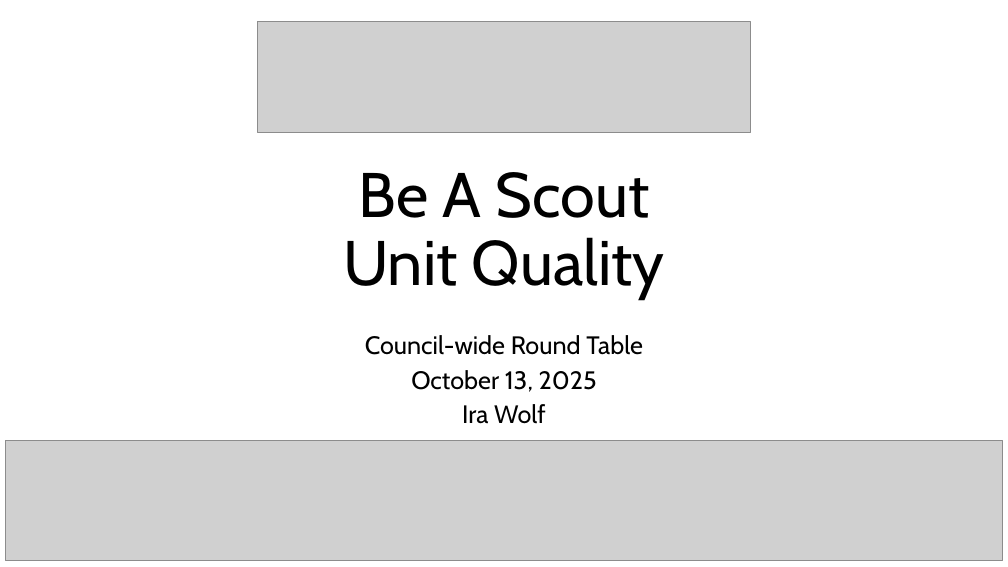
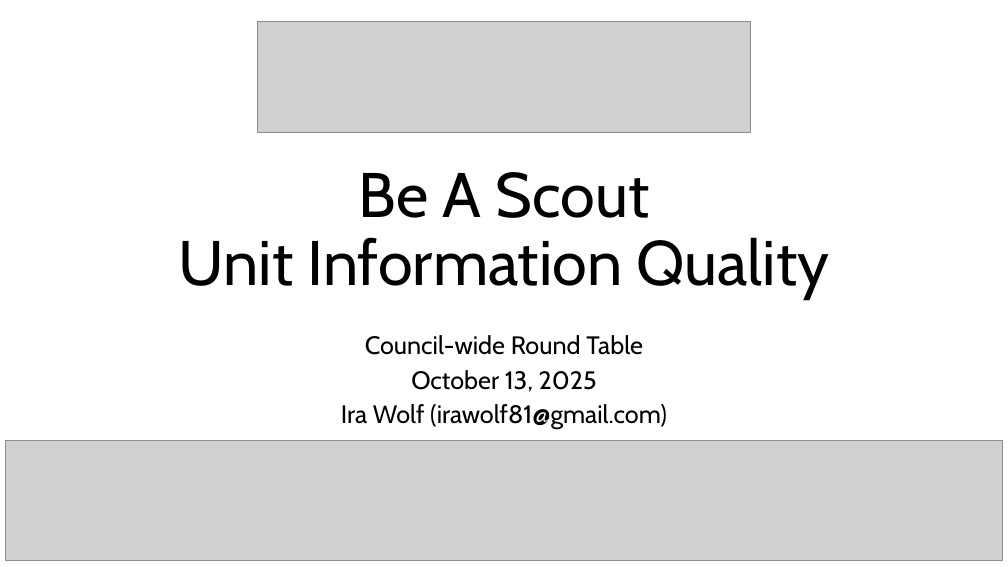
Before and after one commit to iwolf81/beascout, a slide deck: slide 1 of docs/BeAScout_Roundtable_Presentation_13Oct2025.pptx. Drawn at 1008x567 pixels with LibreOffice and Linux fonts; fonts in the diff are those of the drawing; grey boxes stand for pictures. Boxes give left, top, right and bottom in pixels: in the first picture for what was removed or moved away, otherwise in the second. Text is boxed around its words. In the diff, an @@ line names an element or a change of style, - is before the commit and + after.

```diff
--- a/docs/BeAScout_Roundtable_Presentation_13Oct2025.pptx
+++ b/docs/BeAScout_Roundtable_Presentation_13Oct2025.pptx
@@ title at (179, 172, 830, 299): text changed @@
-Be A Scout
-Unit Quality
+Be A Scout
+Unit Information Quality
@@ subtitle at (341, 404, 667, 430): text changed @@
-Ira Wolf
+Ira Wolf (irawolf81@gmail.com)
```
Also in this commit, not shown: 11 other slides changed.
